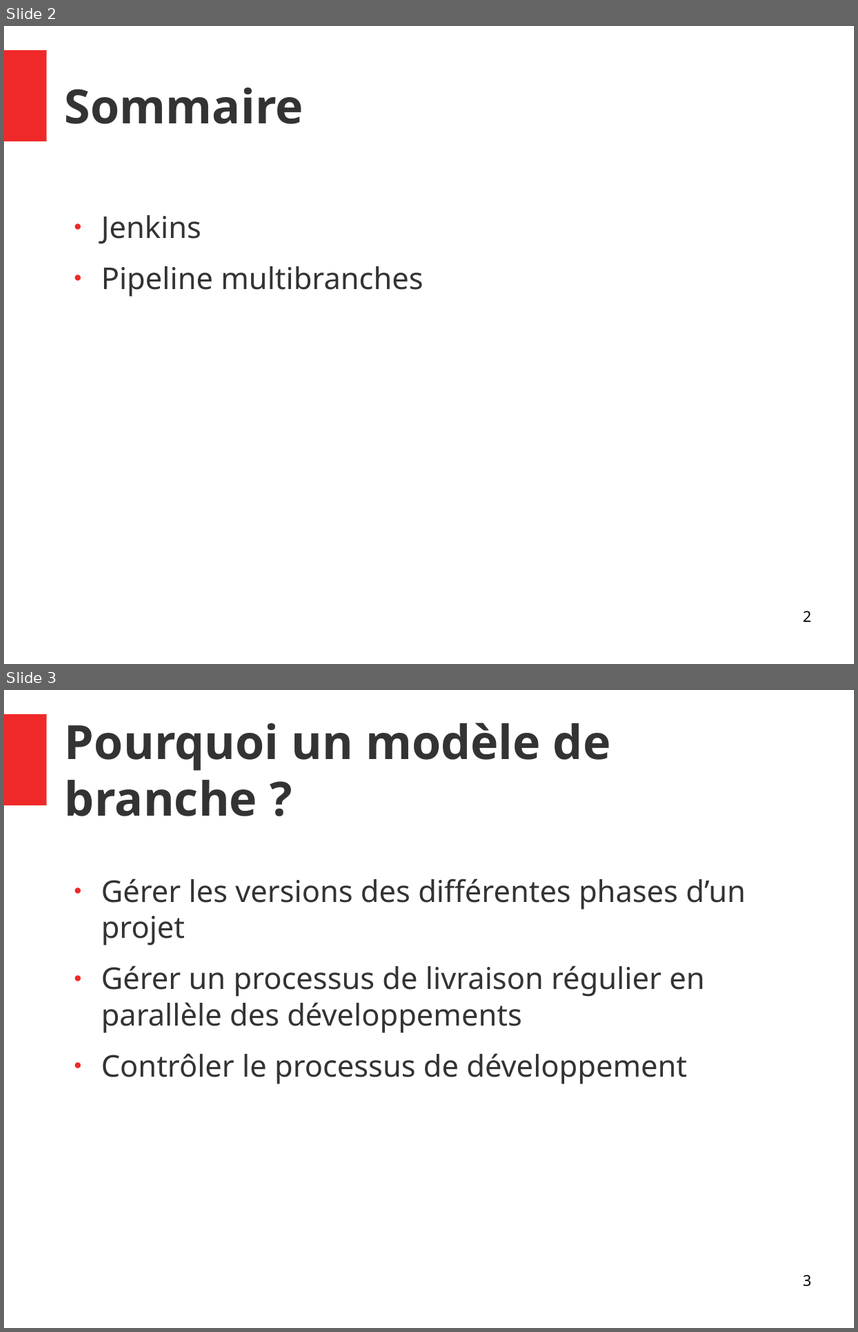
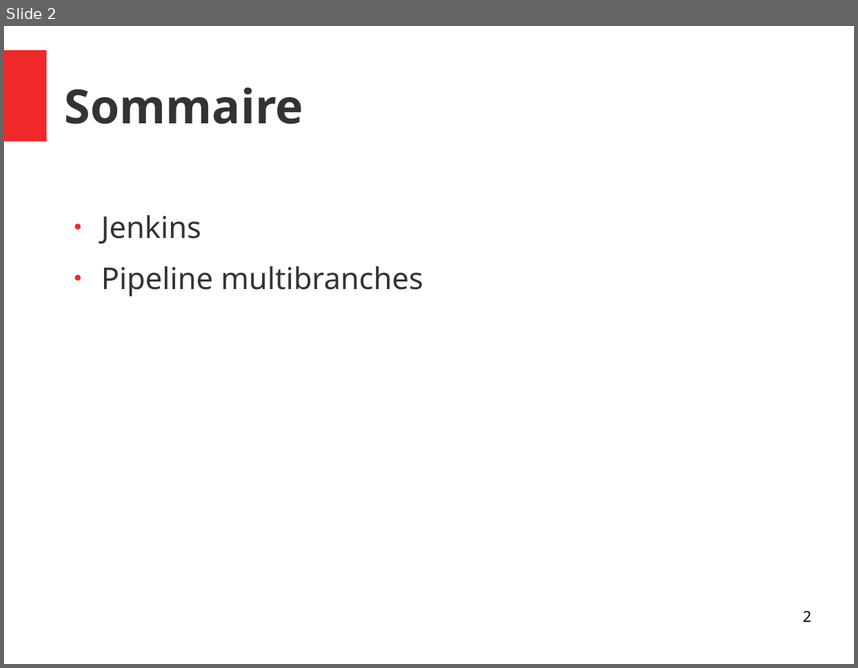
Before and after one commit to Yanoushka/angular-seed, a slide deck: docs/Focus intégration continue.odp. Shown one above the other, each under a label of ours: slides 2 and 3 before the commit, slide 2 after it. The pictures are 858x1332 and 858x668 pixels, drawn with LibreOffice and Linux fonts; fonts in the diff are those of the drawing. Boxes give left, top, right and bottom in pixels: in the first picture for what was removed or moved away, otherwise in the second. Text is boxed around its words. In the diff, an @@ line names an element or a change of style, - is before the commit and + after.

```diff
--- a/docs/Focus intégration continue.odp
+++ b/docs/Focus intégration continue.odp
@@ slide 3 removed at [4, 690, 854, 1328], background #FFFFFF; not listed: 1 template element that a slide beside it also shows @@
@@ title removed at [65, 722, 611, 816] @@
-Pourquoi un modèle de branche ?
@@ text removed at [101, 878, 746, 1084] @@
-● Gérer les versions des différentes phases d’un projet
-● Gérer un processus de livraison régulier en parallèle des développements
-● Contrôler le processus de développement
@@ page number removed at [803, 1274, 811, 1286] @@
-3
```
Also in this commit, not shown: 3 slides added, 3 other slides removed.
